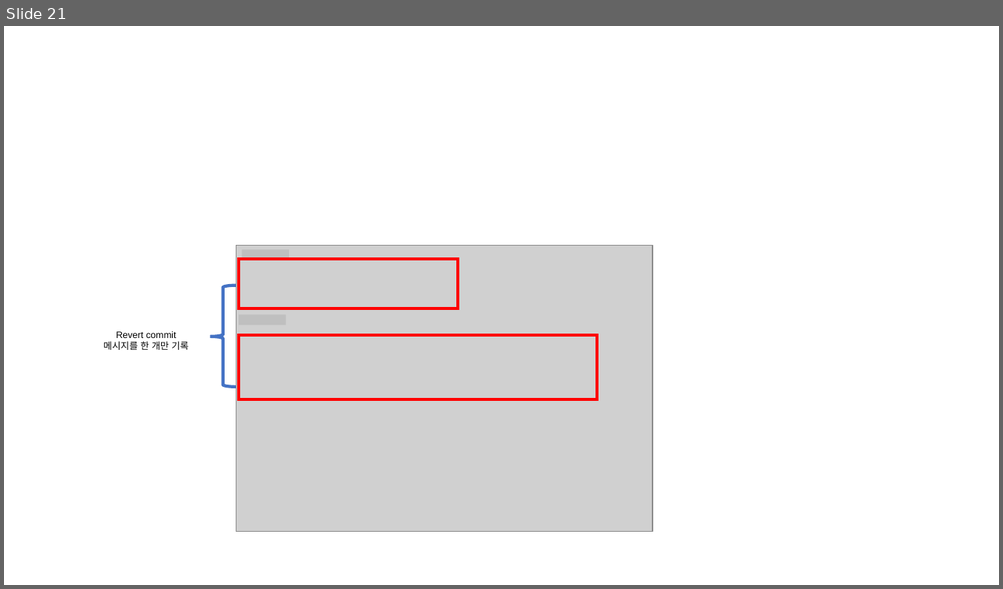
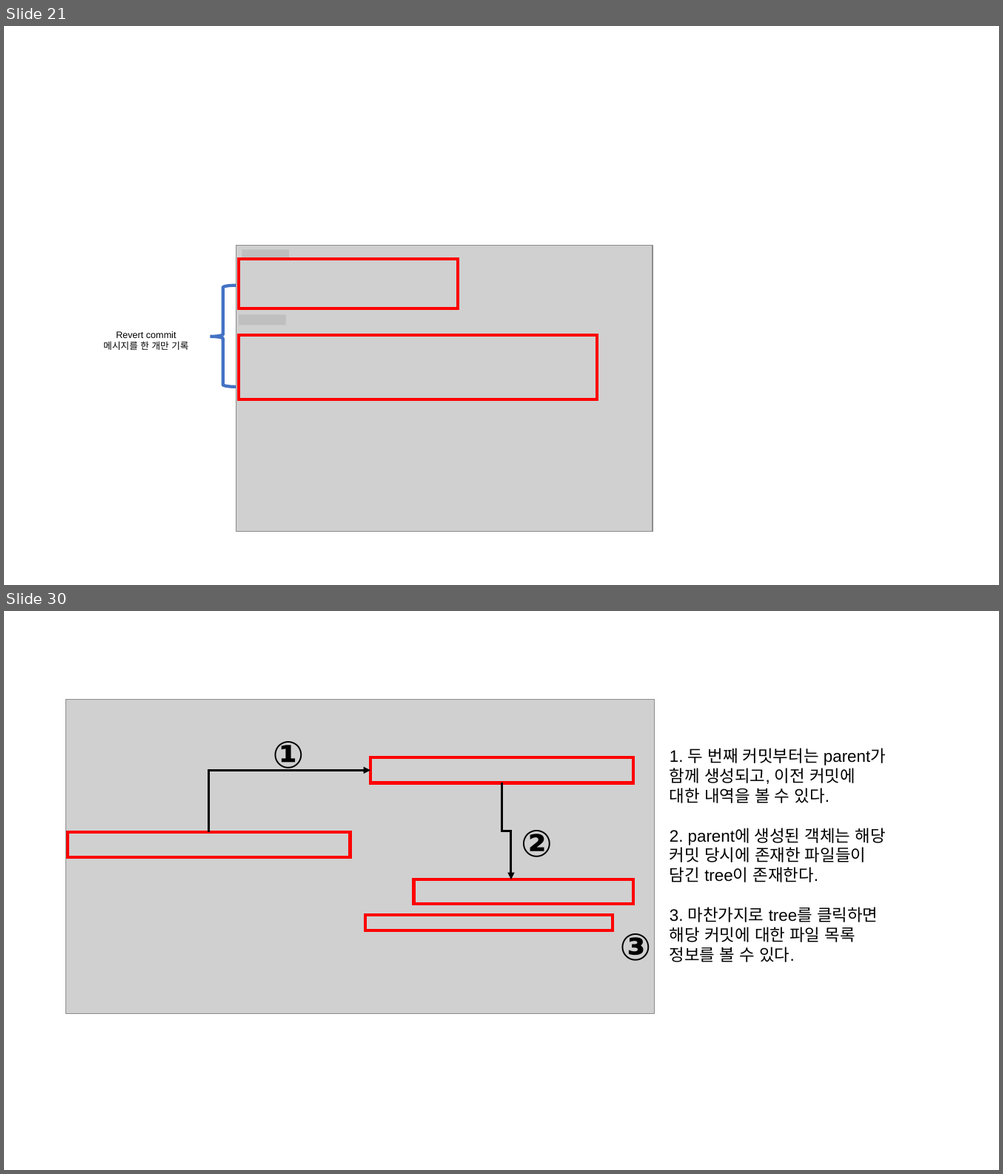
Before and after one commit to Han-Joon-Hyeok/TIL, a slide deck: Git/images/images.pptx. Shown one above the other, each under a label of ours: slide 21 before the commit, slides 21 and 30 after it; the slides between them are not shown. The pictures are 1003x589 and 1003x1174 pixels, drawn with LibreOffice and Linux fonts; fonts in the diff are those of the drawing; grey boxes stand for pictures. Boxes give left, top, right and bottom in pixels: in the first picture for what was removed or moved away, otherwise in the second. Text is boxed around its words. In the diff, an @@ line names an element or a change of style, - is before the commit and + after.

```diff
--- a/Git/images/images.pptx
+++ b/Git/images/images.pptx
@@ slide 30 added at [4, 611, 999, 1170], background #FFFFFF @@
@@ picture added at [66, 699, 654, 1014] @@
@@ text added at [273, 741, 304, 772], 36 pt, text #000000, bold @@
+①
@@ rectangle added at [370, 758, 633, 783], outline #FF0000 3 pt @@
@@ text added at [669, 748, 885, 963], 16 pt, text #000000 @@
+1. 두 번째 커밋부터는 parent가 함께 생성되고, 이전 커밋에 대한 내역을 볼 수 있다.
+2. parent에 생성된 객체는 해당 커밋 당시에 존재한 파일들이 담긴 tree이 존재한다.
+3. 마찬가지로 tree를 클릭하면 해당 커밋에 대한 파일 목록 정보를 볼 수 있다.
@@ elbow arrow added from (209, 832) to (370, 771), #000000 2.25 pt @@
@@ elbow arrow added from (502, 783) to (511, 880), #000000 2.25 pt @@
@@ rectangle added at [68, 832, 350, 857], outline #FF0000 3 pt @@
@@ text added at [521, 830, 552, 857], 36 pt, text #000000, bold @@
+②
@@ rectangle added at [414, 880, 633, 904], outline #FF0000 3 pt @@
@@ rectangle added at [365, 914, 612, 931], outline #FF0000 3 pt @@
@@ text added at [620, 934, 652, 961], 36 pt, text #000000, bold @@
+③
```
Also in this commit, not shown: 9 other slides added, 14 other files.
